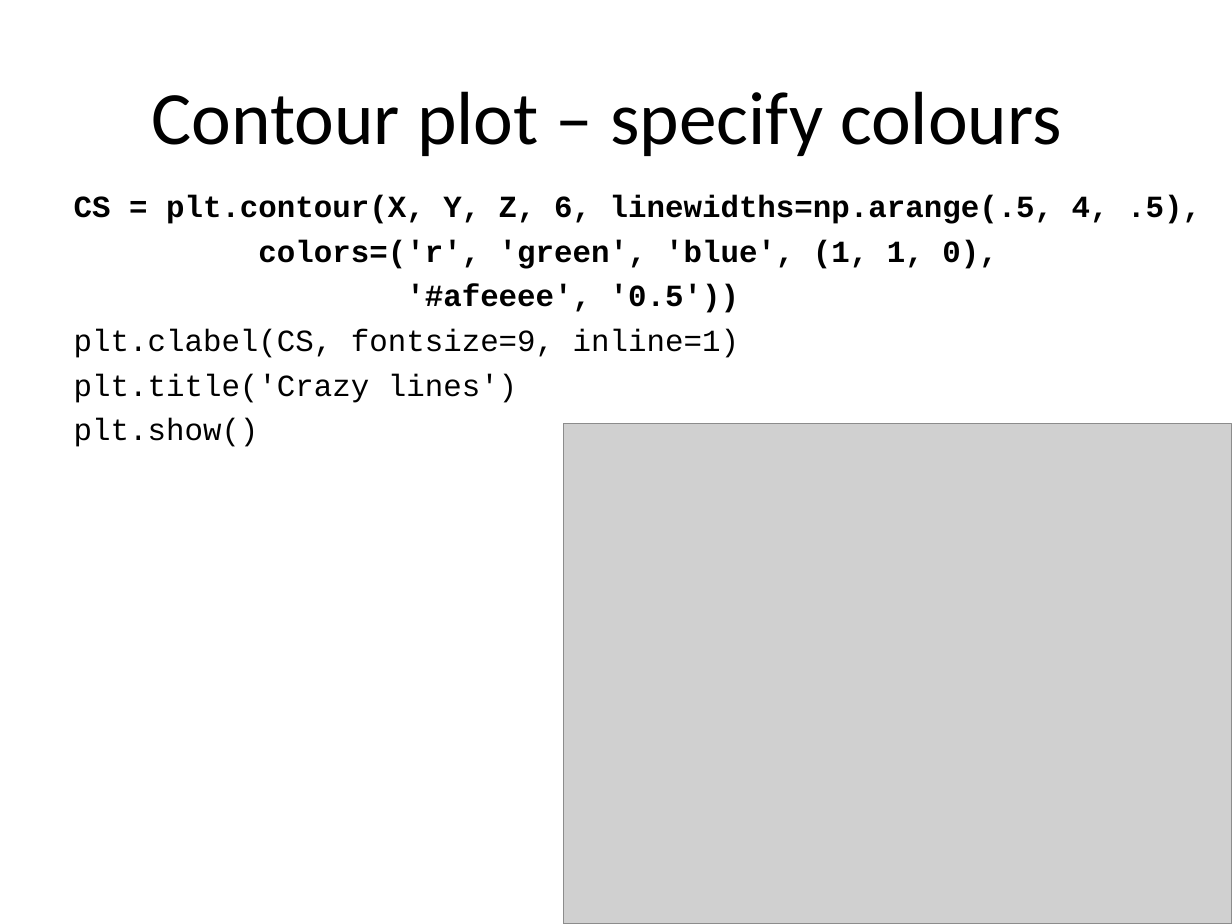
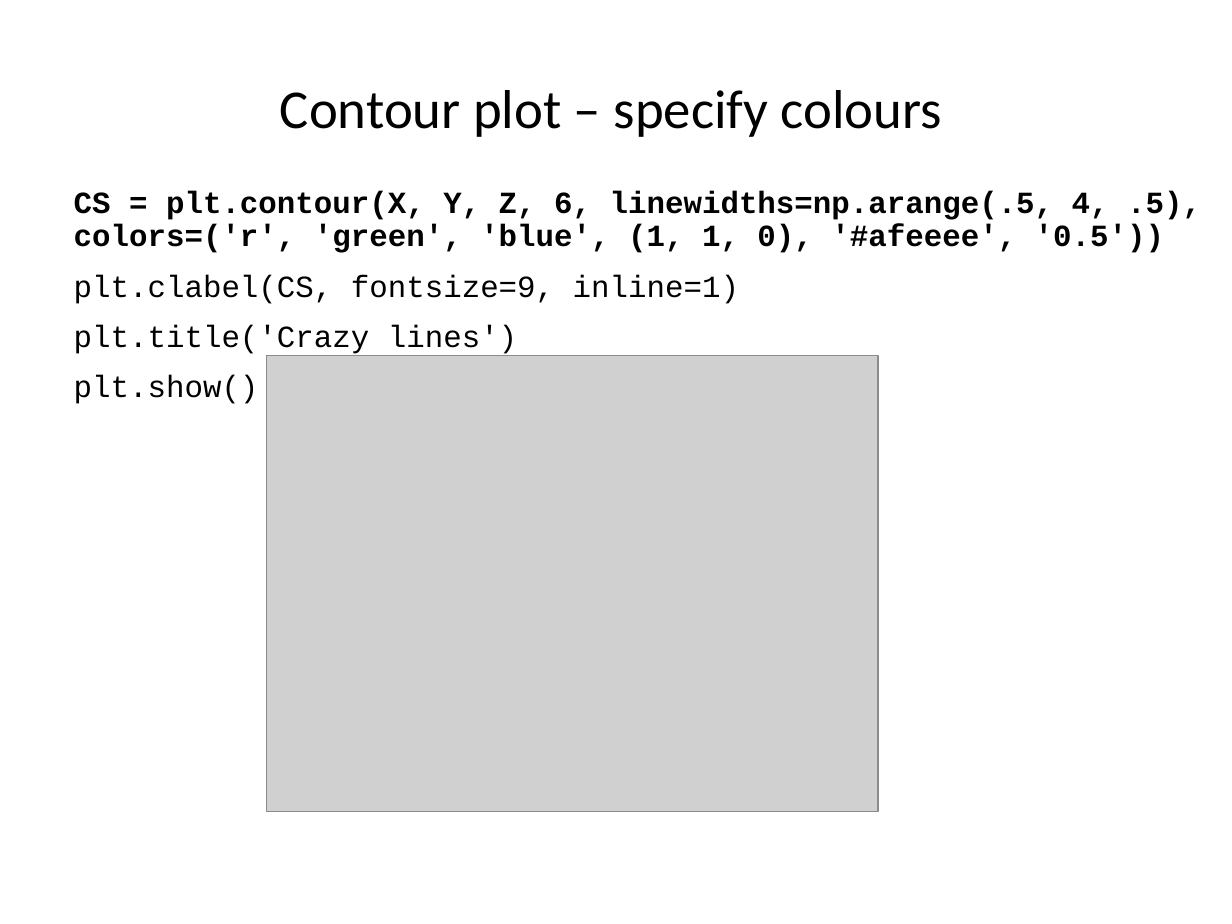
Before and after one commit to ncasuk/ncas-isc, a slide deck: slide 28 of python/presentations/visualisation/matplotlib_and_basemap.ppt (slide 30 before the commit). Drawn at 1232x924 pixels with LibreOffice and Linux fonts; fonts in the diff are those of the drawing; grey boxes stand for pictures; background and template pictures are left out. Boxes give left, top, right and bottom in pixels: in the first picture for what was removed or moved away, otherwise in the second. Text is boxed around its words. In the diff, an @@ line names an element or a change of style, - is before the commit and + after.

```diff
--- a/python/presentations/visualisation/matplotlib_and_basemap.ppt
+++ b/python/presentations/visualisation/matplotlib_and_basemap.ppt
@@ title "Contour plot – specify colours": place and size @@
-title "Contour plot – specify colours" at (152,91,1062,156)
+title "Contour plot – specify colours" at (280,90,942,137)
@@ title "Contour plot – specify colours" at (280,90,942,137): size 44 to 32 pt; line spacing 1 to 0.9 @@
@@ text at (74,191,1201,253): text changed @@
-CS = plt.contour(X, Y, Z, 6, linewidths=np.arange(.5, 4, .5),
-colors=('r', 'green', 'blue', (1, 1, 0),
-'#afeeee', '0.5'))
+CS = plt.contour(X, Y, Z, 6, linewidths=np.arange(.5, 4, .5), colors=('r', 'green', 'blue', (1, 1, 0), '#afeeee', '0.5'))
@@ text at (74,274,739,404): line spacing 1 to 0.9; more space between paragraphs @@
@@ picture: place and size @@
-picture at (563,424,1231,924)
+picture at (266,355,877,811)
```
Also in this commit, not shown: 38 other slides changed, 2 slides removed, 3 other files.
